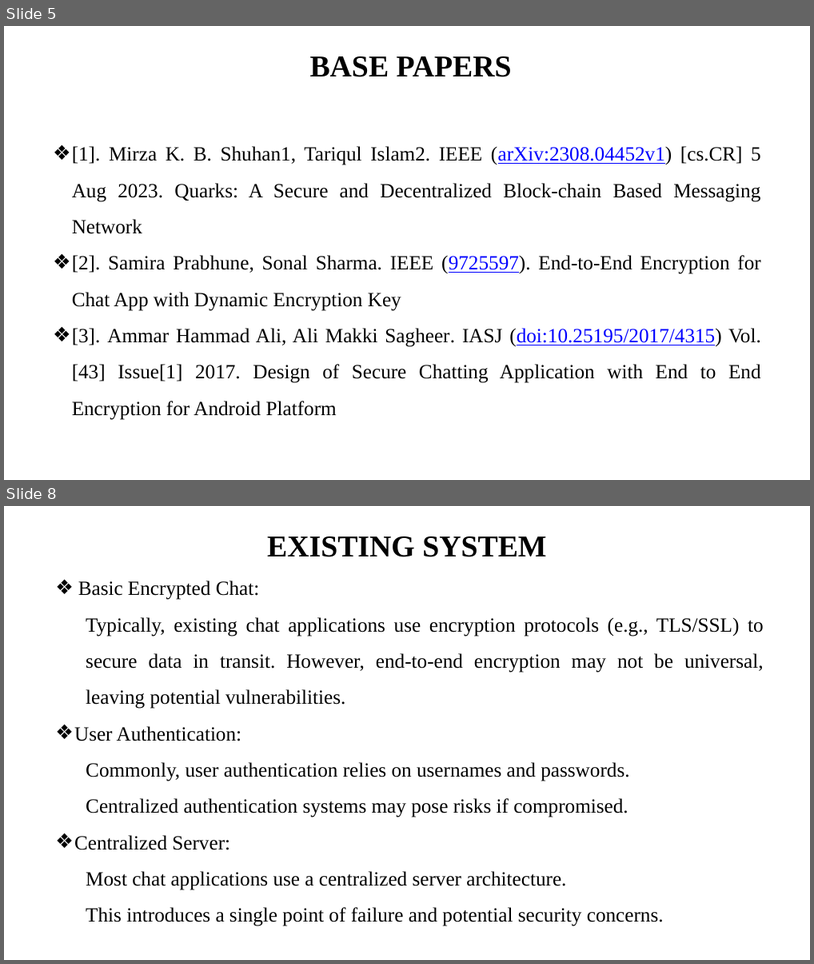
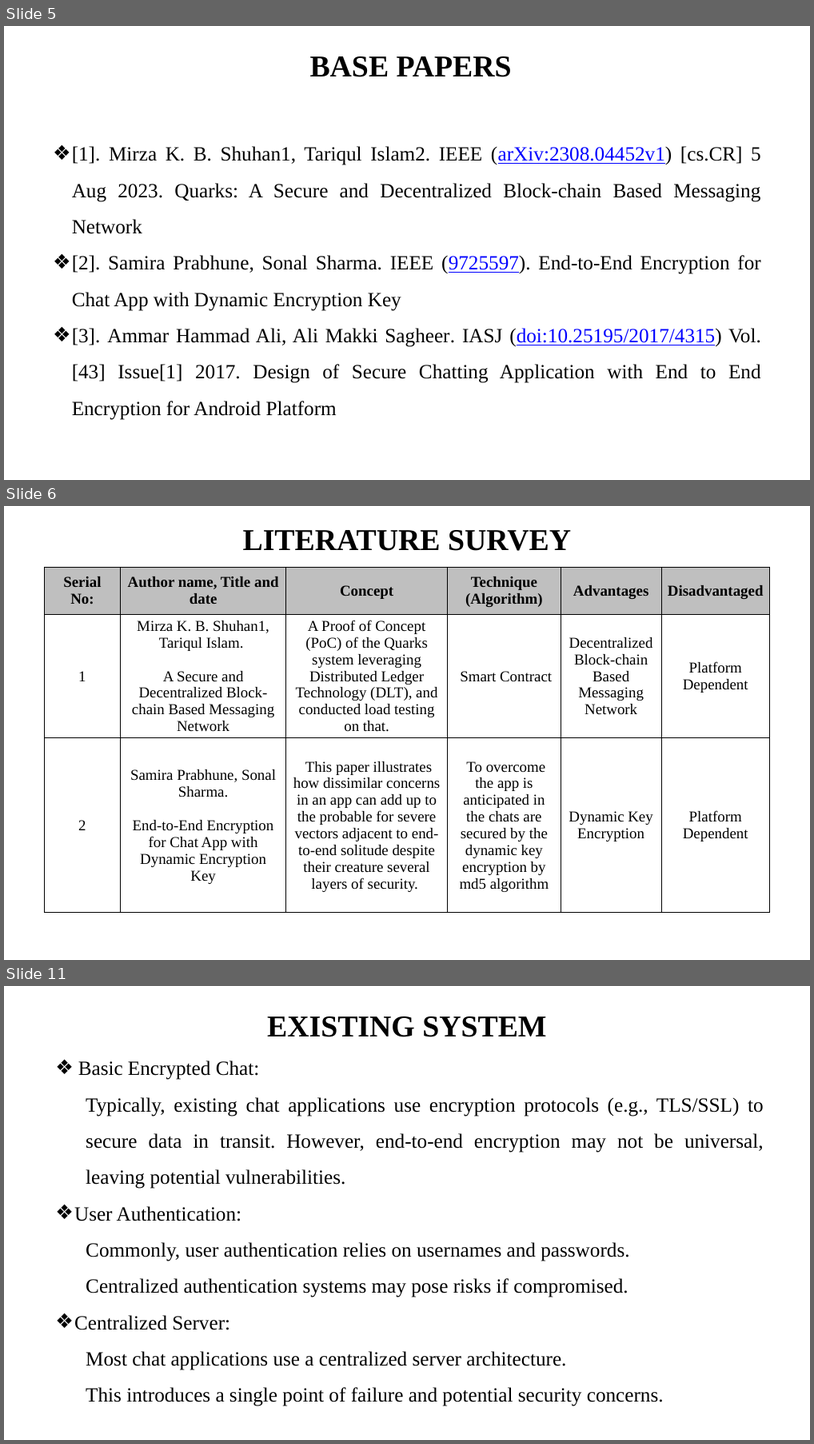
Before and after one commit to i-am-smf/Secure-Chat-using-Blockchain, a slide deck: DOCS/First Review.pptx. Shown one above the other, each under a label of ours: slides 5 and 8 before the commit, slides 5, 6 and 11 after it; the slides between them are not shown. The pictures are 814x964 and 814x1444 pixels, drawn with LibreOffice and Linux fonts; fonts in the diff are those of the drawing. Boxes give left, top, right and bottom in pixels: in the first picture for what was removed or moved away, otherwise in the second. Text is boxed around its words. In the diff, an @@ line names an element or a change of style, - is before the commit and + after.

```diff
--- a/DOCS/First Review.pptx
+++ b/DOCS/First Review.pptx
@@ slide 6 added at [4,506,810,960], background #FFFFFF @@
@@ title added at [243,530,571,551], 36 pt, text #000000, bold @@
+LITERATURE SURVEY
@@ table added at [45,567,770,922], 3 rows, 6 columns @@
+Serial No: | Author name, Title and date | Concept | Technique (Algorithm) | Advantages | Disadvantaged
+1 | Mirza K. B. Shuhan1, Tariqul Islam. / A Secure and Decentralized Block-chain Based Messaging Network | A Proof of Concept (PoC) of the Quarks system leveraging Distributed Ledger Technology (DLT), and conducted load testing on that. | Smart Contract | Decentralized / Block-chain Based Messaging Network | Platform Dependent
+2 | Samira Prabhune, Sonal Sharma. / End-to-End Encryption for Chat App with Dynamic Encryption Key | This paper illustrates how dissimilar concerns in an app can add up to the probable for severe vectors adjacent to end-to-end solitude despite their creature several layers of security. | To overcome the app is anticipated in the chats are secured by the dynamic key encryption by md5 algorithm | Dynamic Key Encryption | Platform Dependent
@@ what was slide 8 is now slide 11 @@
```
Also in this commit, not shown: 1 slide changed, 3 other slides added, 1 slide removed, 2 other files.
